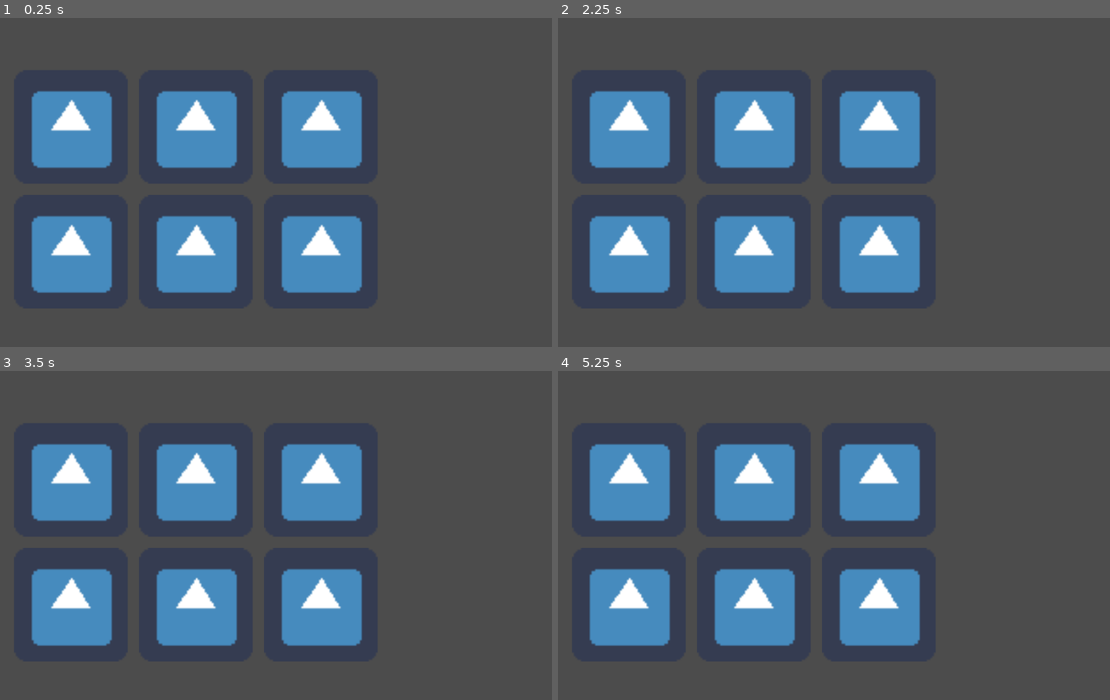
Above: before the commit, frames 1-4 (two rows, left to right).
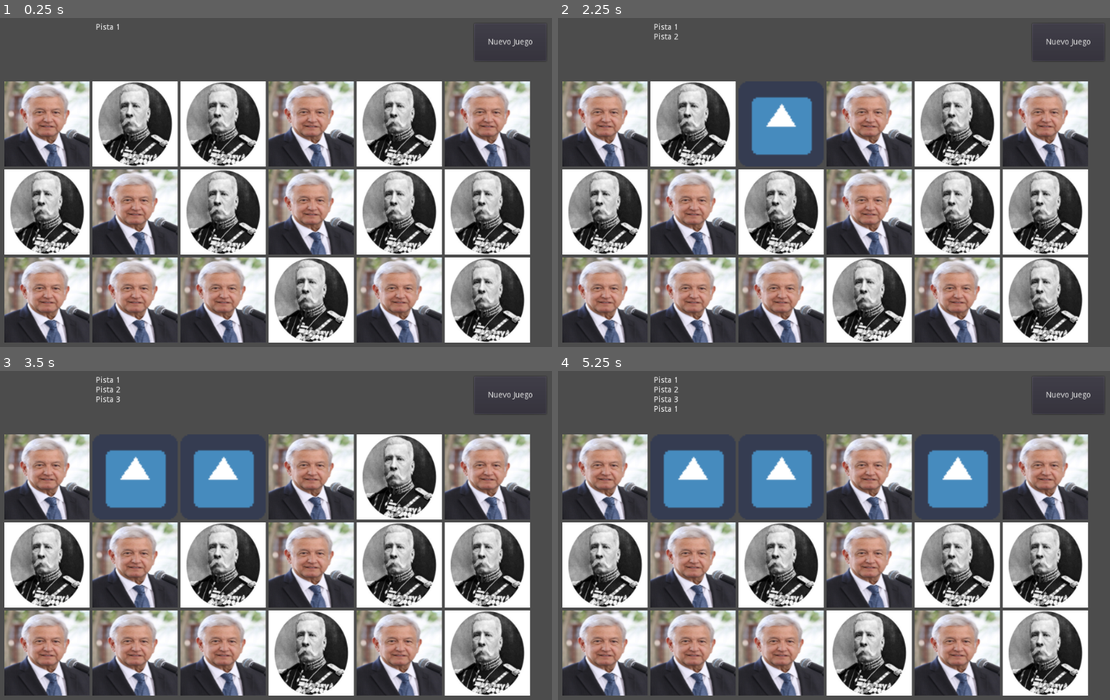
Above: after the commit, the same moments.

Repository: BryanWi/AdivinaQuien
Game: Godot game, scene res://game/Game.tscn
Two runs of this game, one before a commit and one after it. Both use one fixed random seed, a clock stepped at 60 frames per second and the inputs below. Before the commit the project has no main scene; this scene is started directly in both runs. The engine's default icon, where the game draws it, is replaced by a stand-in: a white triangle on a blue panel in a dark square.
Inputs (mouse positions are in pixels of both pictures, inside the frame that each line leads up to):
- Up to frame 1 (0.25 s): no input
- Up to frame 2 (2.25 s): click (629, 126) at 0.52 s; click (602, 123) at 1.27 s; click (751, 126) at 2.02 s
- Up to frame 3 (3.5 s): click (132, 476) at 2.77 s
- Up to frame 4 (5.25 s): click (867, 476) at 3.52 s; click (878, 479) at 4.27 s; click (955, 476) at 5.02 s

The runs differ from the first frame. In frame 1, 70% of the frame differs, in the area x 0-99%, y 1-99%; in frame 2, 68%; in frame 3, 67%; in frame 4, 66%.

Commit message:
Squashed commit of the following:
commit 12ade45e992cc1c5c39a5fd15a157f4e29e0ea78
Author: BryanWi <bryanwi2002@gmail.com>
Date:   Fri Jan 27 16:04:28 2023 -0600

    cambio pistas se suman

commit 7deb19648f2634abe3a0e4ed89d89829cb72f29f
Author: BryanWi <bryanwi2002@gmail.com>
Date:   Fri Jan 27 15:56:14 2023 -0600

    tablero generado y pistas

commit 3ca9a84a5bc60117df228458853cfdda6e20cda0
Author: BryanWi <bryanwi2002@gmail.com>
Date:   Fri Jan 27 01:47:25 2023 -0600

    Tarjeta base para los presidentes

    se creó la escena de la tarjeta que se usará en el tablero mostrando cada presidente
    Falta:
    - opción de bloquear botón cuando se equivocan
    - que el juego aparezca las tarjetas dentro del grid

Diff:
--- /dev/null
+++ b/game/Game.gd
@@ -0,0 +1,105 @@
+extends Control
+
+
+# Declare member variables here. Examples:
+# var a = 2
+# var b = "text"
+onready var tarjeta = preload("res://game/assets/tarjeta.tscn")
+
+var respuesta:String
+var presi:String
+var n_pista:int = 0
+
+var TARJETAS_TABLERO = 18
+
+var doc: Dictionary = {
+	"Porfirio Díaz" : {
+		"nombre" : "Porfirio Díaz",
+		"image" : "diaz_porfirio_2.jpg",
+		"pistas" : ["Pista 1", "Pista 2", "Pista 3"]
+		},
+	"AMLO" : {
+		"nombre" : "Andrés Manuel López Obrador",
+		"image" : "AMLO.jpg",
+		"pistas" : ["Pista 1", "Pista 2", "Pista 3"]
+	}
+}
+
+
+
+# Called when the node enters the scene tree for the first time.
+func _ready():
+	for i in range(16):
+		if i%2 == 0:
+			doc["PD" + str(i)]={
+			"nombre" : "Porfirio Díaz",
+			"image" : "diaz_porfirio_2.jpg",
+			"pistas" : ["Pista 1", "Pista 2", "Pista 3"]
+			}
+		else:
+
+			doc["AMLO" + str(i)]={
+			"nombre" : "Andrés Manuel López Obrador",
+			"image" : "AMLO.jpg",
+			"pistas" : ["Pista 1", "Pista 2", "Pista 3"]
+			}
+
+
+
+	new_game()
+
+
+func new_game():
+	$Label.text = ""
+
+	for item in $Tablero.get_children():
+		item.queue_free()
+
+	randomize()
+	var keys = doc.keys()
+	print(keys.size())
+	var rand_index = fmod(randi() , keys.size())
+
+	presi = keys.pop_at(rand_index)
+	var opciones = [presi]
+	respuesta = doc[presi]["nombre"]
+	print(presi)
+
+	for i in range(TARJETAS_TABLERO-1):
+		var rand_ind = fmod(randi() , keys.size())
+		opciones.append(keys.pop_at(rand_ind))
+
+	opciones.shuffle()
+
+	for i in range(TARJETAS_TABLERO):
+		var T = tarjeta.instance()
+		var p_nombre = doc[opciones[i]]["nombre"]
+		var image_path = doc[opciones[i]]["image"]
+		T.set_Data(p_nombre, image_path)
+		T.connect("send_respuesta",self,"check_answer")
+		$Tablero.add_child(T)
+	set_pista()
+
+
+func check_answer(nombre: String, btn_name: String):
+	if (nombre == respuesta):
+		print("Correcto")
+	else:
+		print("incorrecto")
+		$Tablero.get_node(btn_name).disabled = true
+		set_pista()
+#	print("respuesta: "+respuesta)
+#	print("nombre: "+nombre)
+
+# Called every frame. 'delta' is the elapsed time since the previous frame.
+#func _process(delta):
+#	pass
+
+func set_pista():
+	$Label.text += doc[presi]["pistas"][n_pista] + "\n"
+	n_pista += 1
+	if n_pista >= doc[presi]["pistas"].size():
+		n_pista= 0
+
+func _on_NuevoJuego_button_down():
+	new_game()
--- a/game/Game.tscn
+++ b/game/Game.tscn
@@ -1,75 +1,132 @@
-[gd_scene load_steps=2 format=2]
+[gd_scene load_steps=3 format=2]
 
-[ext_resource path="res://icon.png" type="Texture" id=1]
+[ext_resource path="res://game/assets/tarjeta.tscn" type="PackedScene" id=1]
+[ext_resource path="res://game/Game.gd" type="Script" id=2]
 
 [node name="Control" type="Control"]
 anchor_right = 1.0
 anchor_bottom = 1.0
+script = ExtResource( 2 )
 
-[node name="GridContainer" type="GridContainer" parent="."]
+[node name="Tablero" type="GridContainer" parent="."]
 anchor_left = 0.5
 anchor_top = 0.5
 anchor_right = 0.5
 anchor_bottom = 0.5
-margin_left = -445.0
-margin_top = -198.0
-margin_right = 445.0
-margin_bottom = 202.0
-custom_constants/vseparation = 20
-custom_constants/hseparation = 20
-columns = 3
+margin_left = -417.0
+margin_top = -178.0
+margin_right = 417.0
+margin_bottom = 282.0
+grow_horizontal = 2
+custom_constants/vseparation = 5
+custom_constants/hseparation = 5
+columns = 6
 
-[node name="Porfirio" type="TextureButton" parent="GridContainer"]
-margin_right = 200.0
-margin_bottom = 200.0
-rect_min_size = Vector2( 200, 200 )
-texture_normal = ExtResource( 1 )
-expand = true
-stretch_mode = 5
+[node name="tarjeta" parent="Tablero" instance=ExtResource( 1 )]
 
-[node name="Porfirio2" type="TextureButton" parent="GridContainer"]
-margin_left = 220.0
-margin_right = 420.0
-margin_bottom = 200.0
-rect_min_size = Vector2( 200, 200 )
-texture_normal = ExtResource( 1 )
-expand = true
-stretch_mode = 5
+[node name="tarjeta2" parent="Tablero" instance=ExtResource( 1 )]
+margin_left = 155.0
+margin_right = 305.0
 
-[node name="Porfirio3" type="TextureButton" parent="GridContainer"]
-margin_left = 440.0
-margin_right = 640.0
-margin_bottom = 200.0
-rect_min_size = Vector2( 200, 200 )
-texture_normal = ExtResource( 1 )
-expand = true
-stretch_mode = 5
+[node name="tarjeta3" parent="Tablero" instance=ExtResource( 1 )]
+margin_left = 310.0
+margin_right = 460.0
 
-[node name="Porfirio4" type="TextureButton" parent="GridContainer"]
-margin_top = 220.0
-margin_right = 200.0
-margin_bottom = 420.0
-rect_min_size = Vector2( 200, 200 )
-texture_normal = ExtResource( 1 )
-expand = true
-stretch_mode = 5
+[node name="tarjeta4" parent="Tablero" instance=ExtResource( 1 )]
+margin_left = 465.0
+margin_right = 615.0
 
-[node name="Porfirio5" type="TextureButton" parent="GridContainer"]
-margin_left = 220.0
-margin_top = 220.0
-margin_right = 420.0
-margin_bottom = 420.0
-rect_min_size = Vector2( 200, 200 )
-texture_normal = ExtResource( 1 )
-expand = true
-stretch_mode = 5
+[node name="tarjeta5" parent="Tablero" instance=ExtResource( 1 )]
+margin_left = 620.0
+margin_right = 770.0
 
-[node name="Porfirio6" type="TextureButton" parent="GridContainer"]
-margin_left = 440.0
-margin_top = 220.0
-margin_right = 640.0
-margin_bottom = 420.0
-rect_min_size = Vector2( 200, 200 )
-texture_normal = ExtResource( 1 )
-expand = true
-stretch_mode = 5
+[node name="tarjeta6" parent="Tablero" instance=ExtResource( 1 )]
+margin_left = 775.0
+margin_right = 925.0
+
+[node name="tarjeta7" parent="Tablero" instance=ExtResource( 1 )]
+margin_top = 155.0
+margin_bottom = 305.0
+
+[node name="tarjeta8" parent="Tablero" instance=ExtResource( 1 )]
+margin_left = 155.0
+margin_top = 155.0
+margin_right = 305.0
+margin_bottom = 305.0
+
+[node name="tarjeta9" parent="Tablero" instance=ExtResource( 1 )]
+margin_left = 310.0
+margin_top = 155.0
+margin_right = 460.0
+margin_bottom = 305.0
+
+[node name="tarjeta10" parent="Tablero" instance=ExtResource( 1 )]
+margin_left = 465.0
+margin_top = 155.0
+margin_right = 615.0
+margin_bottom = 305.0
+
+[node name="tarjeta11" parent="Tablero" instance=ExtResource( 1 )]
+margin_left = 620.0
+margin_top = 155.0
+margin_right = 770.0
+margin_bottom = 305.0
+
+[node name="tarjeta12" parent="Tablero" instance=ExtResource( 1 )]
+margin_left = 775.0
+margin_top = 155.0
+margin_right = 925.0
+margin_bottom = 305.0
+
+[node name="tarjeta13" parent="Tablero" instance=ExtResource( 1 )]
+margin_top = 310.0
+margin_bottom = 460.0
+
+[node name="tarjeta14" parent="Tablero" instance=ExtResource( 1 )]
+margin_left = 155.0
+margin_top = 310.0
+margin_right = 305.0
+margin_bottom = 460.0
+
+[node name="tarjeta15" parent="Tablero" instance=ExtResource( 1 )]
+margin_left = 310.0
+margin_top = 310.0
+margin_right = 460.0
+margin_bottom = 460.0
+
+[node name="tarjeta16" parent="Tablero" instance=ExtResource( 1 )]
+margin_left = 465.0
+margin_top = 310.0
+margin_right = 615.0
+margin_bottom = 460.0
+
+[node name="tarjeta17" parent="Tablero" instance=ExtResource( 1 )]
+margin_left = 620.0
+margin_top = 310.0
+margin_right = 770.0
+margin_bottom = 460.0
+
+[node name="tarjeta18" parent="Tablero" instance=ExtResource( 1 )]
+margin_left = 775.0
+margin_top = 310.0
+margin_right = 925.0
+margin_bottom = 460.0
+
+[node name="NuevoJuego" type="Button" parent="."]
+anchor_left = 1.0
+anchor_right = 1.0
+margin_left = -147.0
+margin_top = 20.0
+margin_right = -20.0
+margin_bottom = 86.0
+text = "Nuevo Juego"
+
+[node name="Label" type="Label" parent="."]
+anchor_left = 0.5
+anchor_right = 0.5
+margin_left = -301.0
+margin_top = 20.0
+margin_right = 305.0
+margin_bottom = 97.0
+
+[connection signal="button_down" from="NuevoJuego" to="." method="_on_NuevoJuego_button_down"]
--- /dev/null
+++ b/game/assets/tarjeta.gd
@@ -0,0 +1,41 @@
+extends TextureButton
+
+
+signal send_respuesta(respuesta,button_name)
+var NOMBRE:String
+
+
+func _ready():
+	pass # Replace with function body.
+	#set_Data("Porfirio Díaz", "diaz_porfirio_2.jpg")
+	#print(list_files_in_directory("res://imagenes/"))
+
+func set_Data(nombre: String, image_path: String):
+	NOMBRE = nombre
+	name = nombre
+	var image = Image.new()
+	image.load("res://imagenes/" + image_path)
+	var t = ImageTexture.new()
+	t.create_from_image(image)
+	self.texture_normal = t
+
+
+func _on_tarjeta_button_down():
+	emit_signal("send_respuesta",NOMBRE,name)
+
+func list_files_in_directory(path):
+	var files = []
+	var dir = Directory.new()
+	dir.open(path)
+	dir.list_dir_begin()
+
+	while true:
+		var file = dir.get_next()
+		if file == "":
+			break
+		elif not file.begins_with("."):
+			files.append(file)
+
+	dir.list_dir_end()
+
+	return files
--- /dev/null
+++ b/game/assets/tarjeta.tscn
@@ -0,0 +1,15 @@
+[gd_scene load_steps=3 format=2]
+
+[ext_resource path="res://game/assets/tarjeta.gd" type="Script" id=1]
+[ext_resource path="res://icon.png" type="Texture" id=2]
+
+[node name="tarjeta" type="TextureButton"]
+margin_right = 150.0
+margin_bottom = 150.0
+rect_min_size = Vector2( 150, 150 )
+texture_normal = ExtResource( 2 )
+texture_disabled = ExtResource( 2 )
+expand = true
+script = ExtResource( 1 )
+
+[connection signal="button_down" from="." to="." method="_on_tarjeta_button_down"]
--- a/project.godot
+++ b/project.godot
@@ -11,6 +11,7 @@
 [application]
 
 config/name="MiniJuego Adivina Quien"
+run/main_scene="res://game/Game.tscn"
 config/icon="res://icon.png"
 
 [gui]
Binary file added: imagenes/AMLO.jpg
Not shown, added: imagenes/AMLO.jpg.import
Binary file added: imagenes/diaz_porfirio_2.jpg
Not shown, added: imagenes/diaz_porfirio_2.jpg.import
